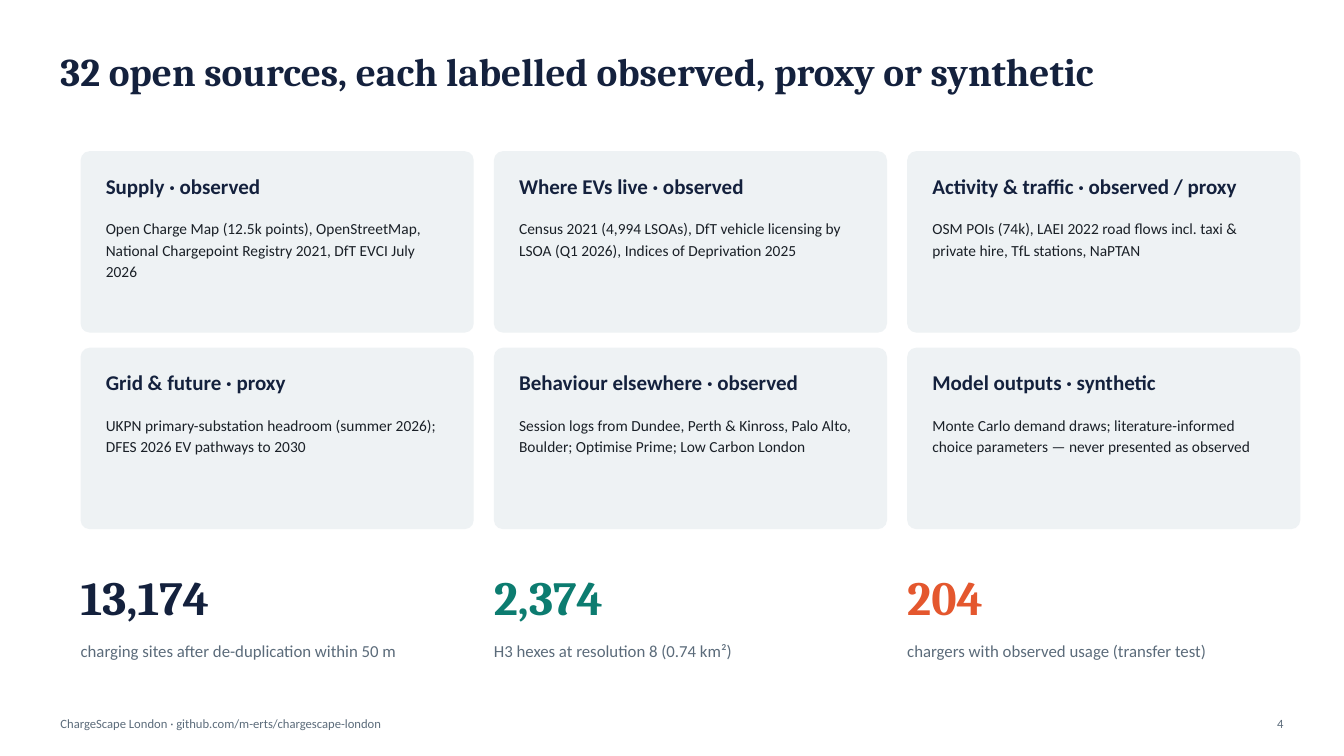
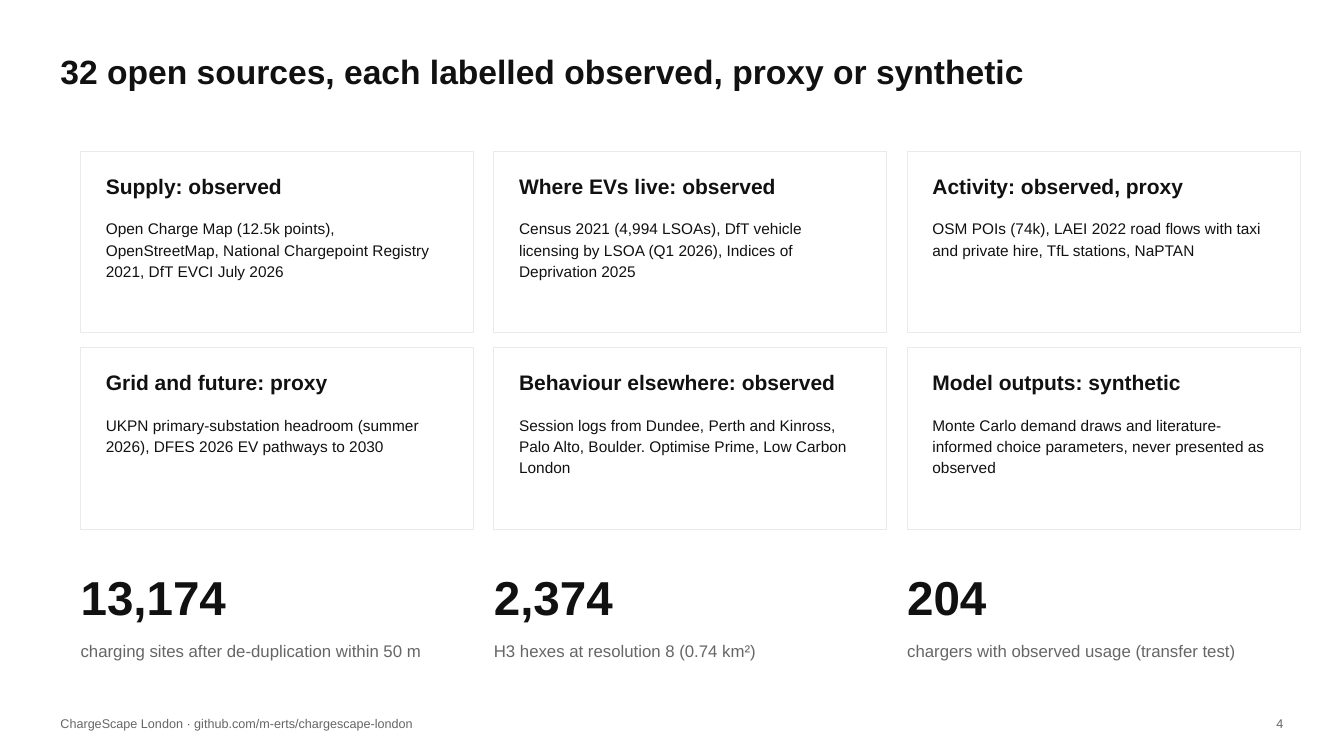
Before and after one commit to m-erts/chargescape-london, a slide deck: slide 4 of reports/ChargeScape_London.pptx. Drawn at 1344x756 pixels with LibreOffice and Linux fonts; fonts in the diff are those of the drawing. Boxes give left, top, right and bottom in pixels: in the first picture for what was removed or moved away, otherwise in the second. Text is boxed around its words. In the diff, an @@ line names an element or a change of style, - is before the commit and + after.

```diff
--- a/reports/ChargeScape_London.pptx
+++ b/reports/ChargeScape_London.pptx
@@ text "32 open sources, each labelled ..." at box(60, 59, 1023, 91): size 28 to 24 pt, font Cambria to Arial, text colour #14213D to #111111 @@
@@ text at box(106, 178, 281, 198): text changed; font Calibri to Arial; text colour #14213D to #111111 @@
-Supply · observed
+Supply: observed
@@ text at box(519, 178, 775, 195): text changed; font Calibri to Arial; text colour #14213D to #111111 @@
-Where EVs live · observed
+Where EVs live: observed
@@ text at box(932, 178, 1183, 198): text changed; font Calibri to Arial; text colour #14213D to #111111 @@
-Activity & traffic · observed / proxy
+Activity: observed, proxy
@@ text "Open Charge Map (12.5k points), ..." at box(106, 223, 429, 280): font Calibri to Arial, text colour #1A2027 to #111111 @@
@@ text "Census 2021 (4,994 LSOAs), DfT ..." at box(519, 223, 802, 280): font Calibri to Arial, text colour #1A2027 to #111111 @@
@@ text at box(932, 223, 1261, 259): text changed; font Calibri to Arial; text colour #1A2027 to #111111 @@
-OSM POIs (74k), LAEI 2022 road flows incl. taxi & private hire, TfL stations, NaPTAN
+OSM POIs (74k), LAEI 2022 road flows with taxi and private hire, TfL stations, NaPTAN
@@ rounded rectangle to rectangle; fill #EEF2F4 to #FFFFFF; outline none to #EAEAEA 0.75 pt in 6 elements at box(81, 151, 474, 333), box(494, 151, 887, 333), box(907, 151, 1301, 333), box(81, 348, 474, 529), box(494, 348, 887, 529), box(907, 348, 1301, 529) @@
@@ text at box(106, 374, 327, 395): text changed; font Calibri to Arial; text colour #14213D to #111111 @@
-Grid & future · proxy
+Grid and future: proxy
@@ text at box(519, 374, 835, 391): text changed; font Calibri to Arial; text colour #14213D to #111111 @@
-Behaviour elsewhere · observed
+Behaviour elsewhere: observed
@@ text at box(932, 374, 1180, 395): text changed; font Calibri to Arial; text colour #14213D to #111111 @@
-Model outputs · synthetic
+Model outputs: synthetic
@@ text at box(106, 420, 419, 455): text changed; font Calibri to Arial; text colour #1A2027 to #111111 @@
-UKPN primary-substation headroom (summer 2026); DFES 2026 EV pathways to 2030
+UKPN primary-substation headroom (summer 2026), DFES 2026 EV pathways to 2030
@@ text at box(519, 420, 847, 473): text changed; font Calibri to Arial; text colour #1A2027 to #111111 @@
-Session logs from Dundee, Perth & Kinross, Palo Alto, Boulder; Optimise Prime; Low Carbon London
+Session logs from Dundee, Perth and Kinross, Palo Alto, Boulder. Optimise Prime, Low Carbon London
@@ text at box(932, 420, 1264, 473): text changed; font Calibri to Arial; text colour #1A2027 to #111111 @@
-Monte Carlo demand draws; literature-informed choice parameters — never presented as observed
+Monte Carlo demand draws and literature-informed choice parameters, never presented as observed
@@ text "13,174" at box(81, 581, 226, 623): font Cambria to Arial, text colour #14213D to #111111 @@
@@ text "2,374" at box(494, 581, 613, 623): font Cambria to Arial, text colour #0C7C70 to #111111 @@
@@ text "204" at box(907, 581, 986, 616): font Cambria to Arial, text colour #E4572E to #111111 @@
@@ font Calibri to Arial, text colour #5B6B7A to #666666 in 5 elements at box(81, 645, 421, 661), box(494, 645, 756, 661), box(907, 645, 1236, 661), box(60, 719, 413, 731), box(1276, 719, 1283, 728) @@
```
Also in this commit, not shown: 14 other slides changed, 49 other files.
